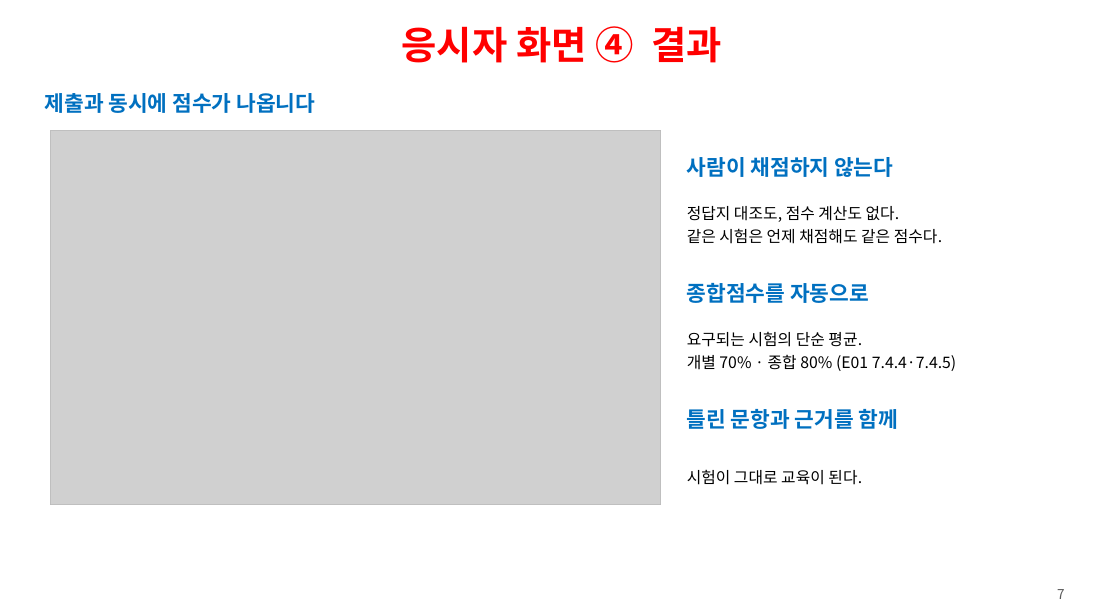
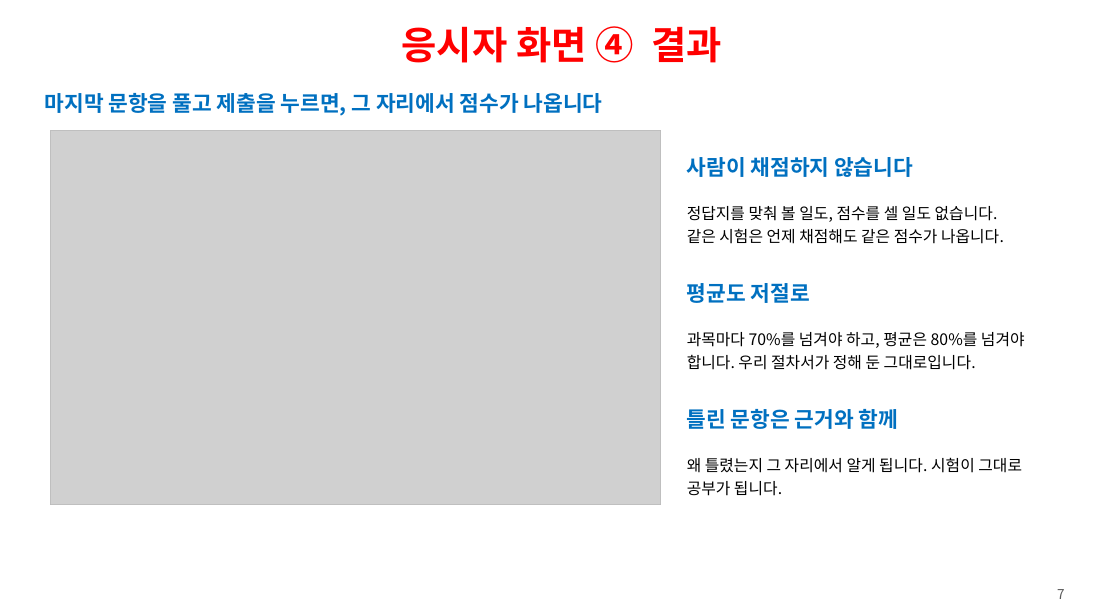
Before and after one commit to ys1277-sys/HIENDT-CBT, a slide deck: slide 7 of docs/발표자료-CBT-2026-08.pptx. Drawn at 1120x610 pixels with LibreOffice and Linux fonts; fonts in the diff are those of the drawing; grey boxes stand for pictures. Boxes give left, top, right and bottom in pixels: in the first picture for what was removed or moved away, otherwise in the second. Text is boxed around its words. In the diff, an @@ line names an element or a change of style, - is before the commit and + after.

```diff
--- a/docs/발표자료-CBT-2026-08.pptx
+++ b/docs/발표자료-CBT-2026-08.pptx
@@ text at <box>45,93,603,116</box>: text changed @@
-제출과 동시에 점수가 나옵니다
+마지막 문항을 풀고 제출을 누르면, 그 자리에서 점수가 나옵니다
@@ text at <box>687,157,913,177</box>: text changed @@
-사람이 채점하지 않는다
+사람이 채점하지 않습니다
@@ text at <box>687,206,1004,244</box>: text changed @@
-정답지 대조도, 점수 계산도 없다.
-같은 시험은 언제 채점해도 같은 점수다.
+정답지를 맞춰 볼 일도, 점수를 셀 일도 없습니다.
+같은 시험은 언제 채점해도 같은 점수가 나옵니다.
@@ text at <box>687,283,810,303</box>: text changed @@
-종합점수를 자동으로
+평균도 저절로
@@ text at <box>687,332,1025,370</box>: text changed @@
-요구되는 시험의 단순 평균.
-개별 70% · 종합 80% (E01 7.4.4·7.4.5)
+과목마다 70%를 넘겨야 하고, 평균은 80%를 넘겨야
+합니다. 우리 절차서가 정해 둔 그대로입니다.
@@ text at <box>687,409,898,429</box>: text changed @@
-틀린 문항과 근거를 함께
+틀린 문항은 근거와 함께
@@ text at <box>687,457,1022,496</box>: text changed @@
-시험이 그대로 교육이 된다.
+왜 틀렸는지 그 자리에서 알게 됩니다. 시험이 그대로 공부가 됩니다.
```
Also in this commit, not shown: 27 other slides changed, 1 other file.
